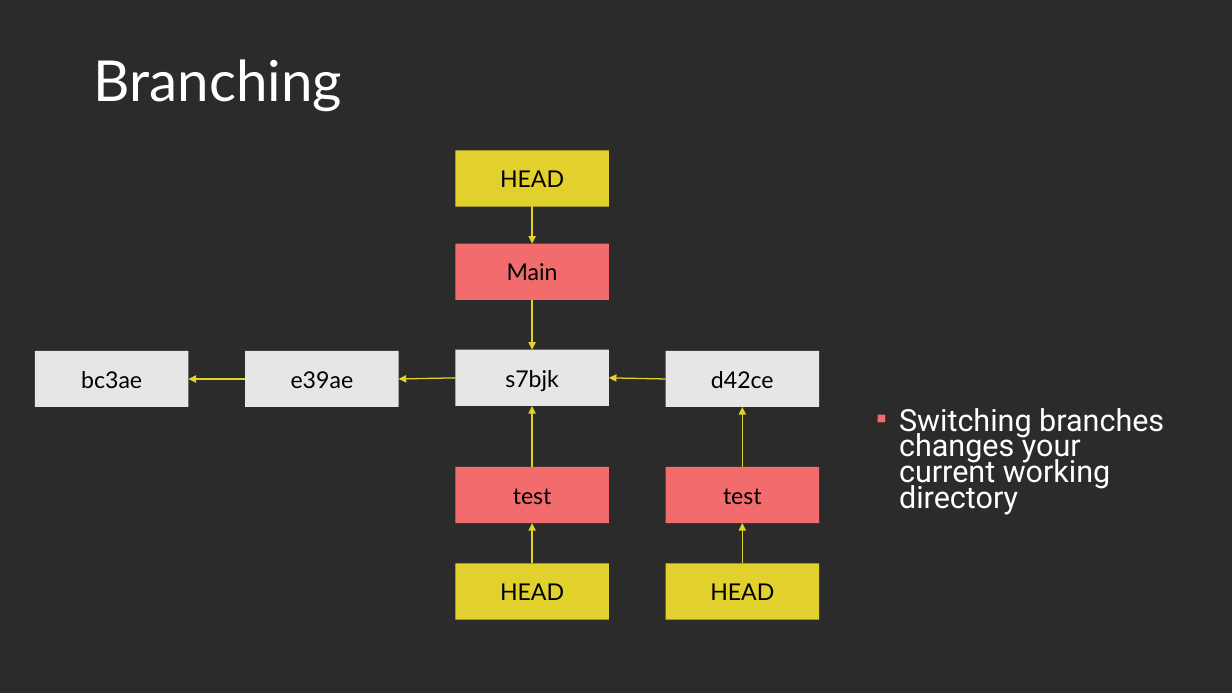
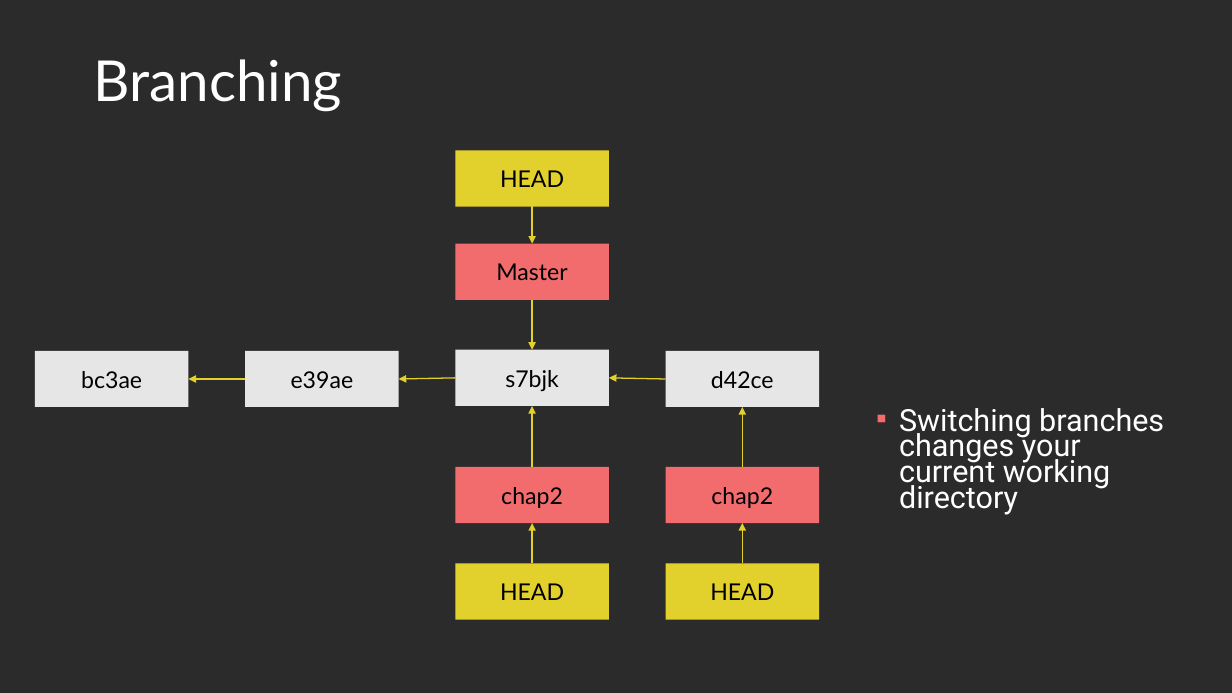
Before and after one commit to Light2Dark/git_tutorial, a slide deck: slide 27 of Git and Github.pptx (slide 25 before the commit). Drawn at 1232x693 pixels with LibreOffice and Linux fonts; fonts in the diff are those of the drawing; background and template pictures are left out; a plain dark background stands for a picture behind light text. Boxes give left, top, right and bottom in pixels: in the first picture for what was removed or moved away, otherwise in the second. Text is boxed around its words. In the diff, an @@ line names an element or a change of style, - is before the commit and + after.

```diff
--- a/Git and Github.pptx
+++ b/Git and Github.pptx
@@ text in rectangle at (x1=496, y1=263, x2=567, y2=281): text changed @@
-Main
+Master
@@ text in rectangle at (x1=501, y1=487, x2=563, y2=508): text changed @@
-test
+chap2
@@ text in rectangle at (x1=711, y1=487, x2=773, y2=508): text changed @@
-test
+chap2
```
Also in this commit, not shown: 14 other slides changed, 2 slides added.
